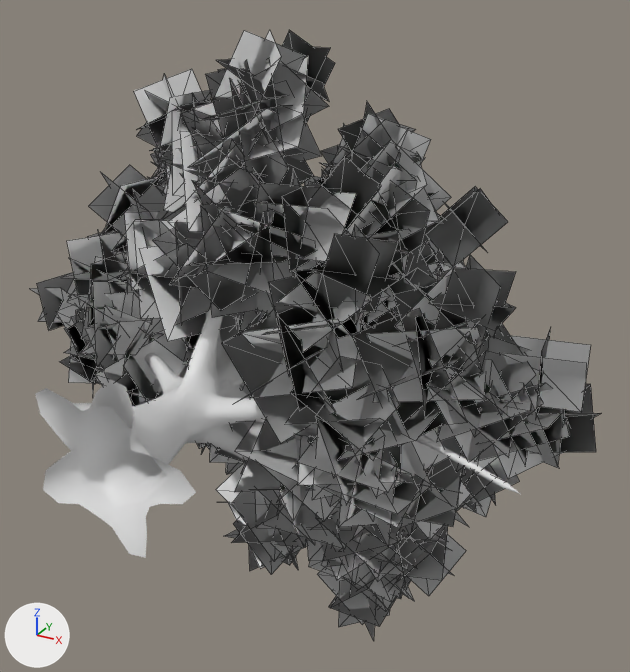
Before and after pictures for a commit that changed the FBX model Meshes/Trees/Spicebush/Spicebush.fbx.
Before and after are seen from a camera (50 mm lens) standing at (4.2, -4.27, 3.58) and looking at (0.44, 2.57, 0.16). The lights are fixed; the arrows at lower left show +X, +Y and +Z. Mesh edges are drawn as thin lines on the coarser meshes. Where no turn or scale is listed for an object, it has been applied to the vertices. Vertices at the same position are counted once.

Objects in the first picture: '_0', '_1'.
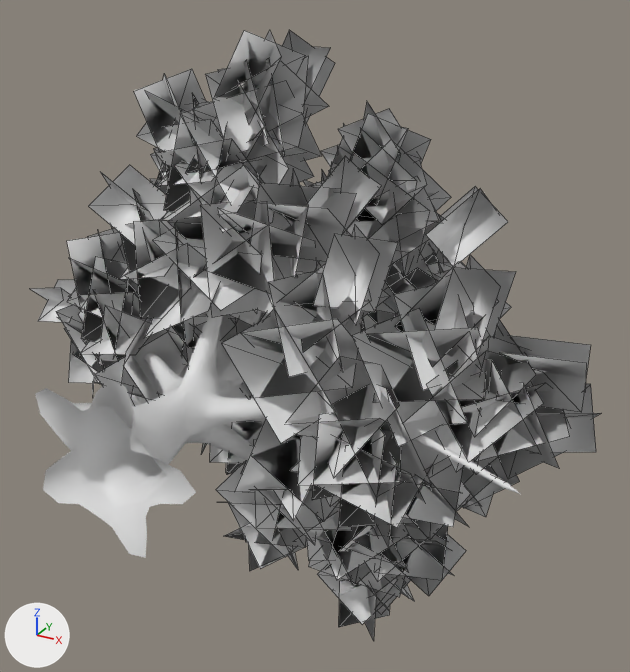
Pixel boxes [x1, y1, x2, y2] of what changed, in the pictures (630 x 672 px):
part 1 of me_1, deleted: before [37, 59, 564, 627]

What changed in the scene script:
```text
Change me_1:
    used by ob_1; location = (0.0, 0.0, 0.0)
    remove me_1.from_pydata(...)  # 4320 vertices, 2160 faces; spans x -3.05..3.28, y 0.9..4.75, z -2.75..3.02
    add me_1.from_pydata(...)  # 2880 vertices, 1440 faces; spans x -3.05..3.28, y 1.0..4.75, z -2.75..3.02
    me_1 part 1: 360 loose pieces with 1440 vertices, spanning x -2.79..3.04, y 0.9..4.63, z -2.58..2.8, are deleted
```
